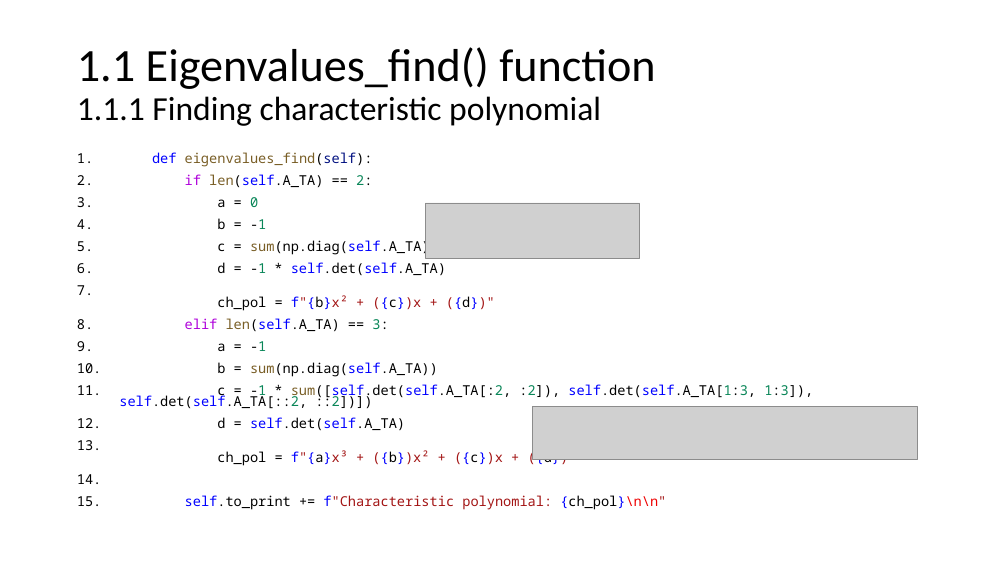
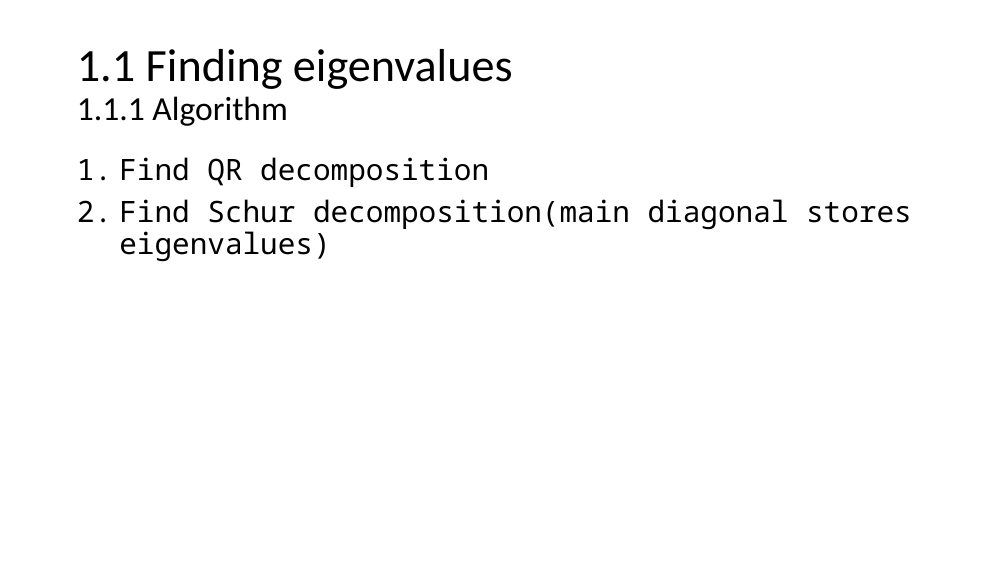
Before and after one commit to netalydana28/Python2, a slide deck: slide 6 of project3/algebra.pptx. Drawn at 1008x567 pixels with LibreOffice and Linux fonts; fonts in the diff are those of the drawing; grey boxes stand for pictures. Boxes give left, top, right and bottom in pixels: in the first picture for what was removed or moved away, otherwise in the second. Text is boxed around its words. In the diff, an @@ line names an element or a change of style, - is before the commit and + after.

```diff
--- a/project3/algebra.pptx
+++ b/project3/algebra.pptx
@@ title at <box>77,49,513,126</box>: text changed; size 32 to 44 pt @@
-1.1 Eigenvalues_find() function
-1.1.1 Finding characteristic polynomial
+1.1 Finding eigenvalues
+1.1.1 Algorithm
@@ text at <box>119,157,912,262</box>: text changed; size 13 to 28 pt @@
-1. def eigenvalues_find(self):
-2. if len(self.A_TA) == 2:
-3. a = 0
-4. b = -1
-5. c = sum(np.diag(self.A_TA))
-6. d = -1 * self.det(self.A_TA)
-7. ch_pol = f"{b}x² + ({c})x + ({d})"
-8. elif len(self.A_TA) == 3:
-9. a = -1
-10. b = sum(np.diag(self.A_TA))
-11. c = -1 * sum([self.det(self.A_TA[:2, :2]), self.det(self.A_TA[1:3, 1:3]), self.det(self.A_TA[::2, ::2])])
-12. d = self.det(self.A_TA)
-13. ch_pol = f"{a}x³ + ({b})x² + ({c})x + ({d})"
-14. self.to_print += f"Characteristic polynomial: {ch_pol}\n\n"
+1. Find QR decomposition
+2. Find Schur decomposition(main diagonal stores eigenvalues)
@@ picture removed at <box>426,203,640,258</box> @@
@@ picture removed at <box>532,407,917,460</box> @@
```
Also in this commit, not shown: 3 other slides changed, 13 slides added, 5 slides removed, 2 other files.
